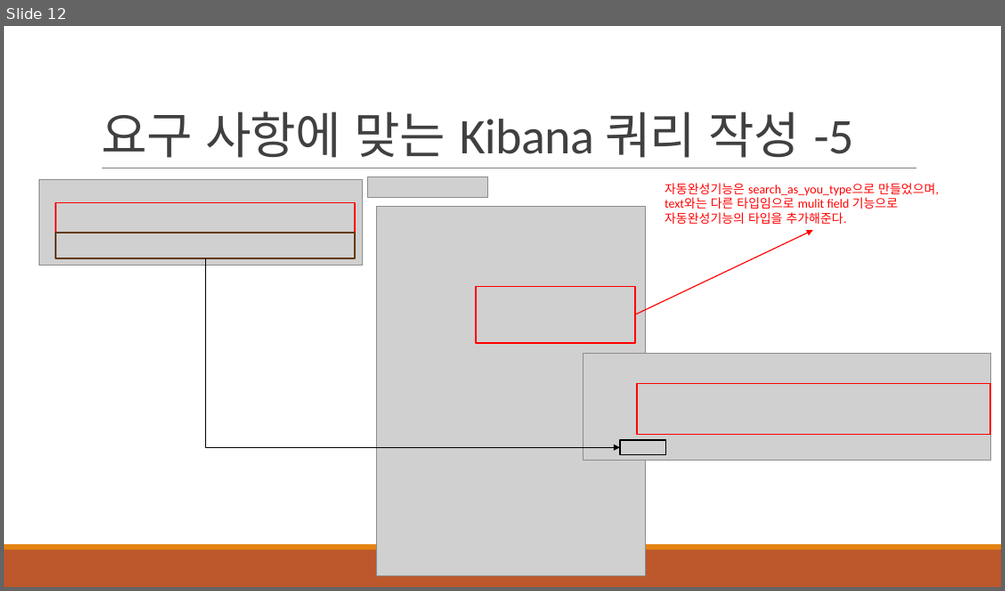
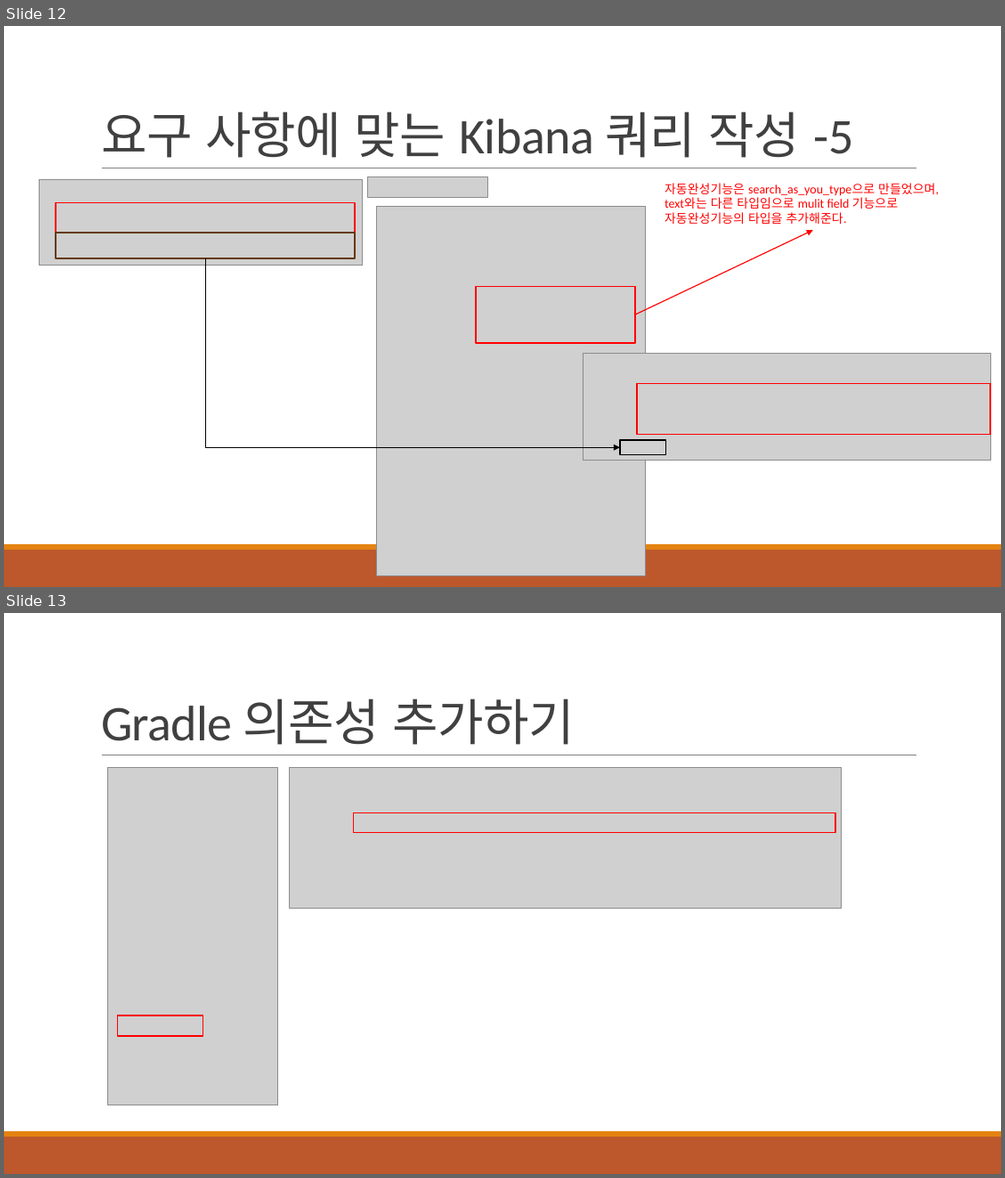
Before and after one commit to khb3025/study-elasticsearch, a slide deck: ppt/7.SpringBoot - ElasticSearch 도입.pptx. Shown one above the other, each under a label of ours: slide 12 before the commit, slides 12 and 13 after it. The pictures are 1005x591 and 1005x1178 pixels, drawn with LibreOffice and Linux fonts; fonts in the diff are those of the drawing; grey boxes stand for pictures. Boxes give left, top, right and bottom in pixels: in the first picture for what was removed or moved away, otherwise in the second. Text is boxed around its words. In the diff, an @@ line names an element or a change of style, - is before the commit and + after.

```diff
--- a/ppt/7.SpringBoot - ElasticSearch 도입.pptx
+++ b/ppt/7.SpringBoot - ElasticSearch 도입.pptx
@@ slide 13 added at [4, 613, 1001, 1174], background #FFFFFF; not listed: 3 template elements that a slide beside it also shows @@
@@ title added at [101, 698, 574, 745], 48 pt, text #404040 @@
+Gradle 의존성 추가하기
@@ picture added at [107, 768, 278, 1105] @@
@@ picture added at [290, 768, 841, 908] @@
@@ rectangle added at [353, 812, 835, 832], outline #FF0000 1.25 pt @@
@@ rectangle added at [118, 1015, 203, 1036], outline #FF0000 1.25 pt @@
```
Also in this commit, not shown: 7 other slides added, 6 other files.
